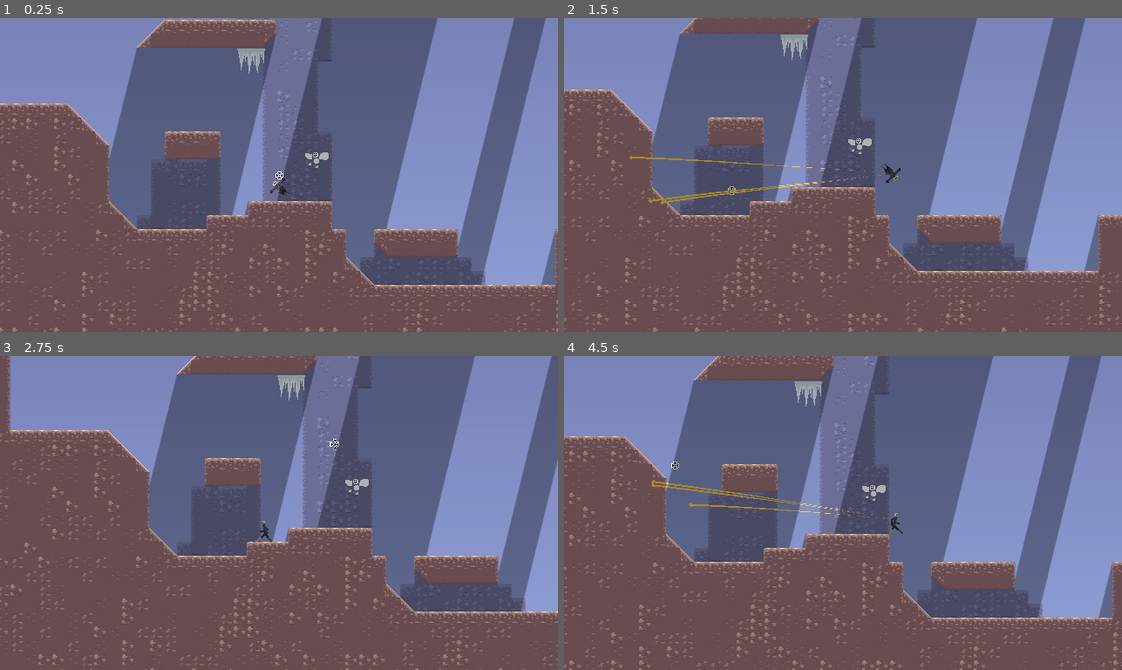
Above: before the commit, frames 1-4 (two rows, left to right).
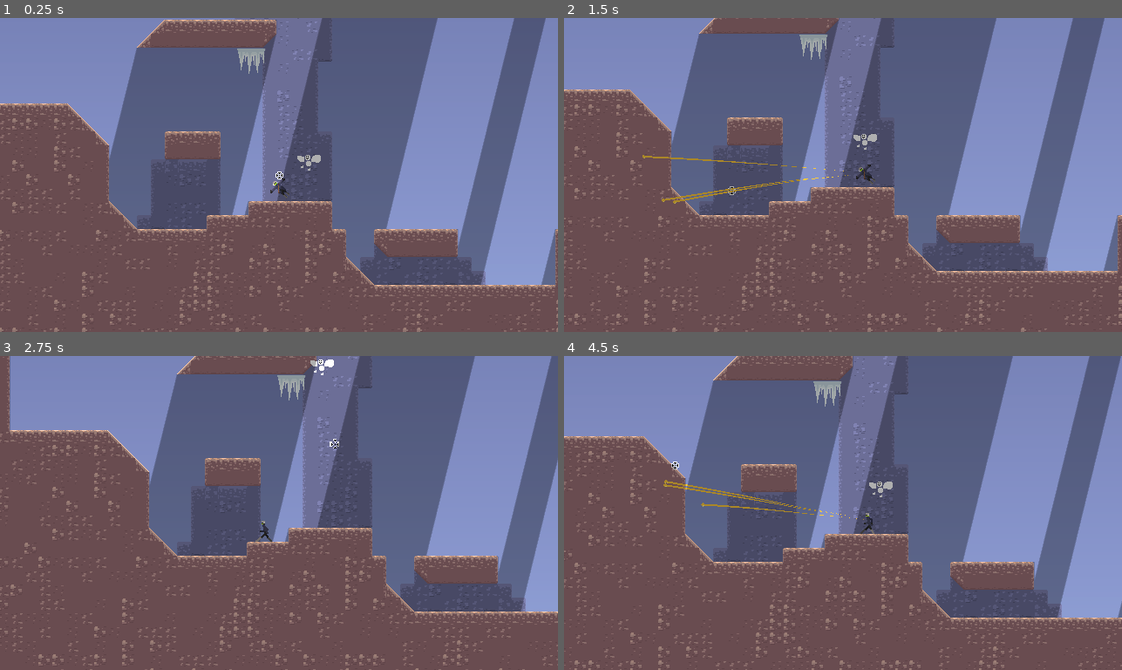
Above: after the commit, the same moments.

Repository: chris-pitre/shotgunlegs
Game: Godot game, scene res://scenes/levels/World.tscn
Two runs of this game, one before a commit and one after it. Both use one fixed random seed, a clock stepped at 60 frames per second and the inputs below.
Inputs (mouse positions are in pixels of both pictures, inside the frame that each line leads up to):
- Up to frame 1 (0.25 s): no input
- Up to frame 2 (1.5 s): tap Enter (ui_accept) at 0.5, 0.77 s; move the mouse to (965, 159) at 0.52 s; hold D (ui_right) from 0.53 s (still down); click (965, 159) at 0.6 s; move the mouse to (731, 190) at 1.27 s; click (731, 190) at 1.35 s
- Up to frame 3 (2.75 s): tap Enter (ui_accept) at 1.52 s; move the mouse to (334, 443) at 2.02 s; release D (ui_right) at 2.03 s; hold A (ui_left) from 2.03 s (still down); click (334, 443) at 2.1 s
- Up to frame 4 (4.5 s): move the mouse to (815, 575) at 2.77 s; release A (ui_left) at 2.78 s; hold D (ui_right) 2.78-4.28 s; click (815, 575) at 2.85 s; tap Enter (ui_accept) at 3.02, 3.77 s; move the mouse to (1010, 560) at 3.52 s; click (1010, 560) at 3.6 s; move the mouse to (675, 465) at 4.27 s; hold A (ui_left) from 4.28 s (still down); click (675, 465) at 4.35 s

The runs differ from the first frame. In frame 1, 0.1% of the frame differs, in the area x 53-59%, y 42-49%; in frame 2, 27%; in frame 3, 0.2%; in frame 4, 27%, in the area x 0-100%, y 0-100%.

Commit message:
added bounce on enemy contact

Diff:
--- a/scenes/actors/enemies/Enemy.gd
+++ b/scenes/actors/enemies/Enemy.gd
@@ -2,18 +2,31 @@
 
 class_name Enemy
 
-@export var HP: int = 5
+@export var HP: int = 50
+@export var PUSH_FORCE: int = 750
 
 @onready var hurtbox = $Hurtbox
+@onready var hitbox = $Hitbox
+
+
+var player_position: Vector2
+
+func _physics_process(delta) -> void:
+	player_position = to_local(get_tree().get_first_node_in_group("Player").global_position)
+	velocity = velocity.move_toward(player_position, 10)
+	move_and_slide()
 
 func _on_hitbox_body_entered(body) -> void:
-	pass
+	if body is Player and "velocity" in body:
+		body.velocity = velocity.normalized() * PUSH_FORCE
+		velocity = -velocity.normalized() * (PUSH_FORCE / 4)
 
 func _on_hurtbox_body_entered(body) -> void:
 	if body is Bullet:
 		HP -= 1
 		for bullets in get_tree().get_nodes_in_group("Bullet"):
 			if body == bullets:
+				velocity += bullets.linear_velocity * 0.1
 				bullets.emit_signal("target_hit")
 		if HP <= 0:
 			queue_free()
--- a/scenes/prefabs/Spike.gd
+++ b/scenes/prefabs/Spike.gd
@@ -3,6 +3,5 @@
 signal spikes_entered
 
 func _on_hitbox_body_entered(body):
-	if body is Player:
-		if "velocity" in body:
-			body.velocity = body.velocity.bounce(body.velocity.normalized()) * 0.5
+	if body is Player and "velocity" in body:
+		body.velocity = body.velocity.bounce(body.velocity.normalized()) * 0.5
